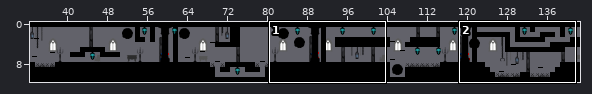
Tiled map (JSON), stored at assets/tilemaps/tableauTiled1.json. The picture above shows the old version from afar; the outline marks the close-up.
Close-up. As it was:
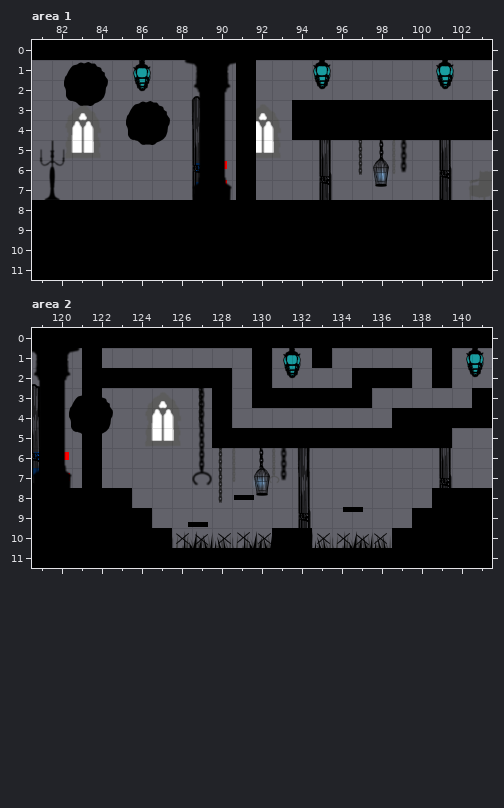
Cells are 64x64 px. Shown: area 1 x 81..103, y 0..11; area 2 x 119..141, y 0..11. The commit also changed other parts of the map, which this record leaves out. Layer "Plan3" is drawn 34,0 px off the grid.
Once edited:
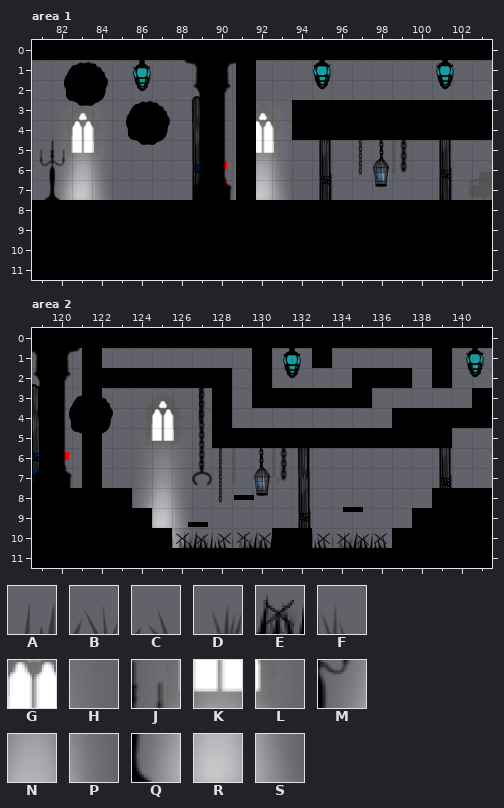
Key: from "TilesetAP": A 244, B 245, C 246, D 274, E 275, F 276, G 352, H 353, J 381, K 382, L 383, M 411, N 412, P 413, Q 441, R 442, S 443.
_ is an empty cell.
Tiles replaced or removed in this view: A, B, C, D, E, F.
Tiles of an added or newly shown layer are drawn over the layers below it.
See-through tiles are keyed as they look on the map.
Commit message: brume +piques fixed
Diff:
Changed rows in their new state; . is an unchanged cell.
Layer "Brume" (added), area 1:
first column x 82:
 4 .G........G.
 5 JKL.......KL
 6 MNP.......NP
 7 QRS.......RS
Layer "Plan3", area 2:
first column x 126:
10 _____..____
Layer "Brume" (added), area 2:
first column x 124:
 6 .GH
 7 JKL
 8 MNP
 9 .RS
10 ..S
Layer "Plan2", area 2:
first column x 126:
10 _____..____
Layer "piquesP3" (added), area 2:
first column x 126:
10 DEFDE..FDEF
Layer "piquesP2" (added), area 2:
first column x 126:
10 ABCAB..CABC
Changed places in both close-ups, as pixel boxes (x1, y1, x2, y2):
added: (55, 120, 110, 200)
added: (256, 120, 290, 200)
changed: (136, 448, 271, 548)
changed: (312, 535, 391, 548)
